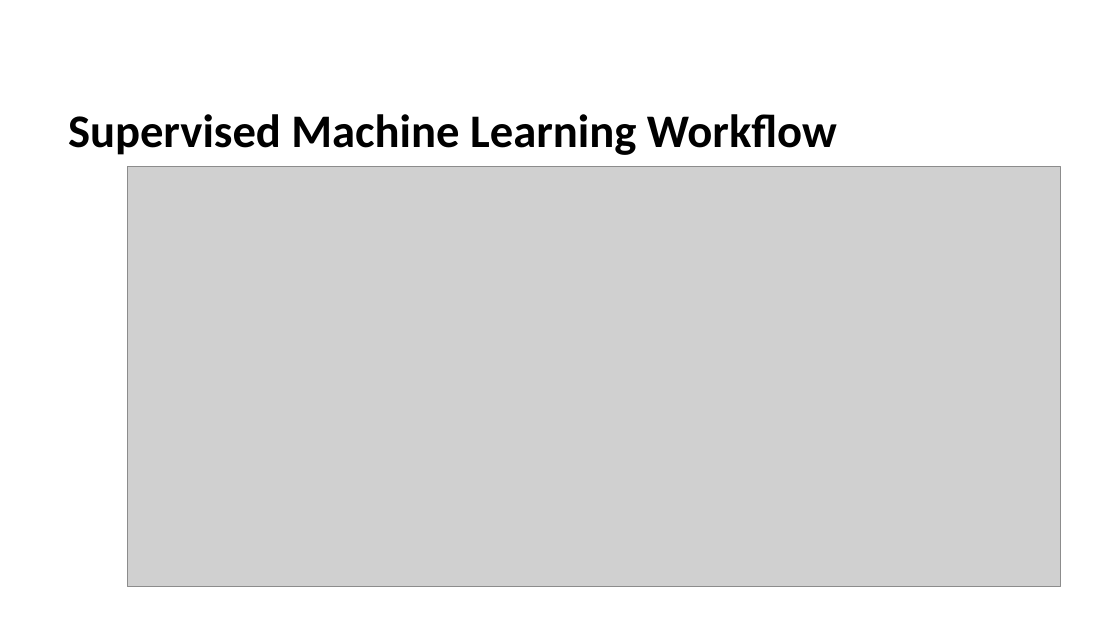
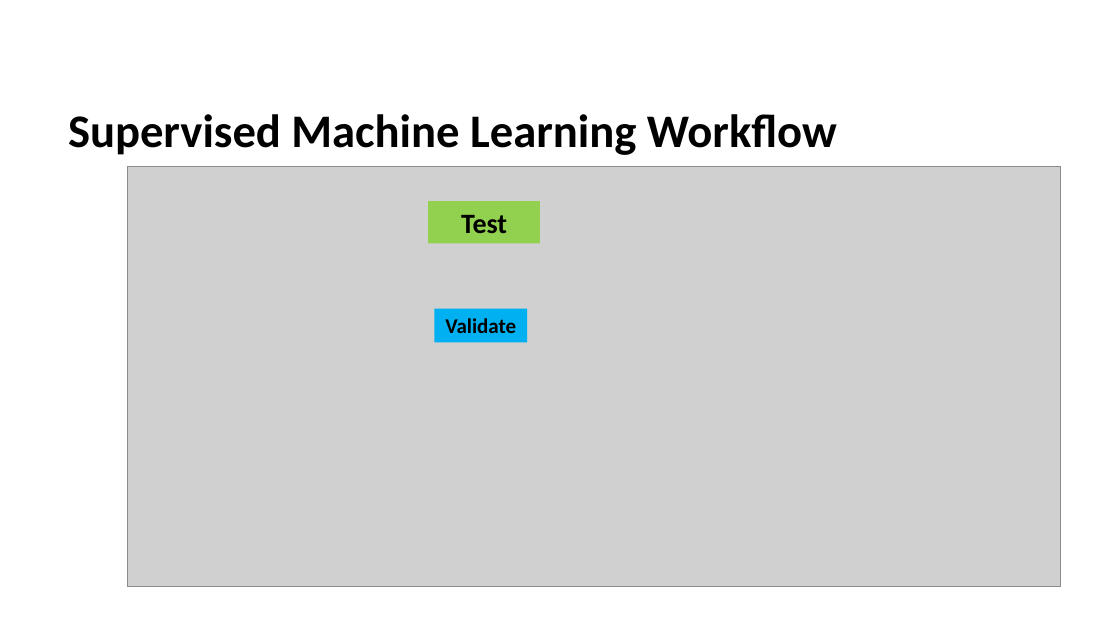
Before and after one commit to tanlitung/Notebook-Linear-Regression-Sklearn, a slide deck: slide 20 of Introduction to Machine Learning.pptx. Drawn at 1120x630 pixels with LibreOffice and Linux fonts; fonts in the diff are those of the drawing; grey boxes stand for pictures. Boxes give left, top, right and bottom in pixels: in the first picture for what was removed or moved away, otherwise in the second. Text is boxed around its words. In the diff, an @@ line names an element or a change of style, - is before the commit and + after.

Commit message:
Updated pptx

```diff
--- a/Introduction to Machine Learning.pptx
+++ b/Introduction to Machine Learning.pptx
@@ rectangle added at box(429, 201, 540, 243), fill #92D050, 24 pt, text #000000, bold @@
+Test
@@ rectangle added at box(434, 308, 527, 342), fill #00B0F0, 18 pt, text #000000, bold @@
+Validate
```
